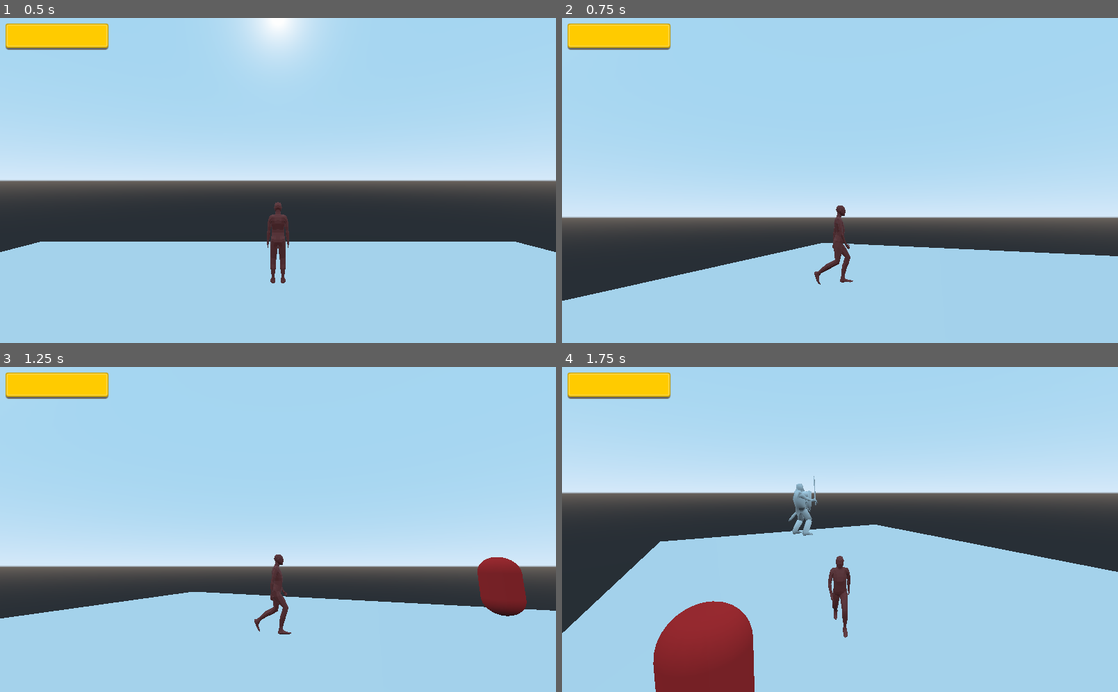
Above: before the commit, frames 1-4 (two rows, left to right).
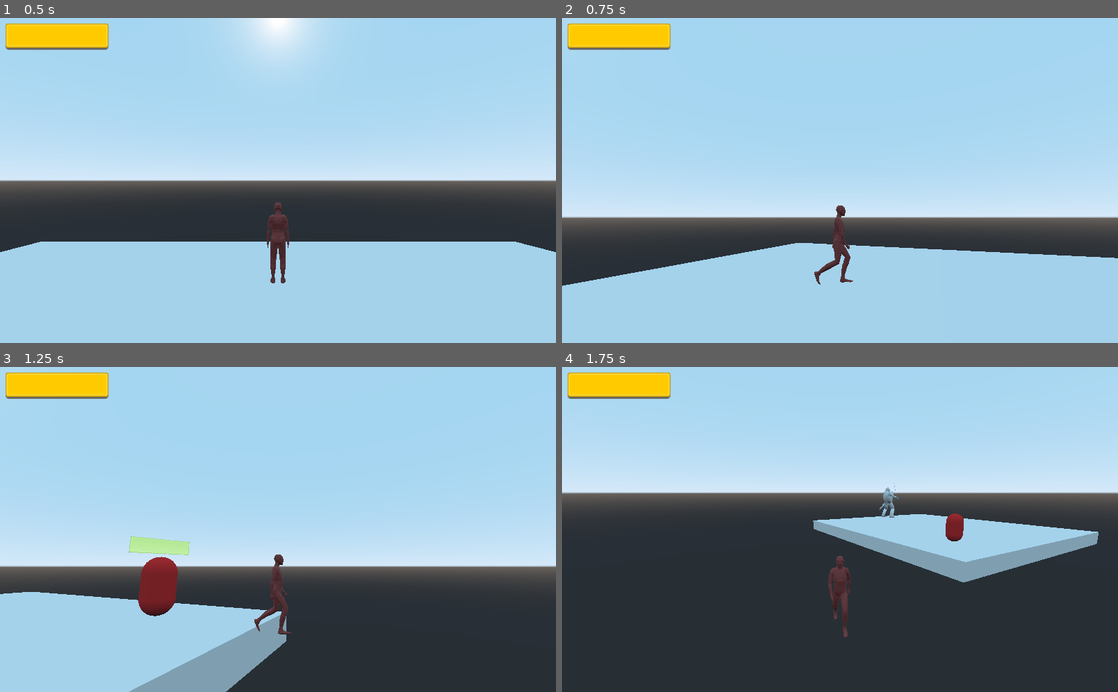
Above: after the commit, the same moments.

Repository: realyurimednikov/thirdperson-sandbox
Game: Godot game, scene res://Levels/DemoLevel.tscn
The game is run twice, just before and just after one commit, with the same random seed, the same clock (stepped at 60 frames per second) and the same inputs.
Inputs (mouse positions are in pixels of both pictures, inside the frame that each line leads up to):
- Up to frame 1 (0.5 s): no input
- Up to frame 2 (0.75 s): tap Enter at 0.5 s; move the mouse to (962, 164) at 0.52 s; hold D (move_right) from 0.53 s (still down); hold Shift (move_run, bound only after the commit) from 0.53 s (still down)
- Up to frame 3 (1.25 s): keep holding D (move_right); keep holding Shift (move_run, bound only after the commit)
- Up to frame 4 (1.75 s): move the mouse to (728, 545) at 1.27 s; release D (move_right) at 1.28 s; release Shift (move_run, bound only after the commit) at 1.28 s; hold S (move_backward) from 1.28 s (still down); click (728, 545) at 1.35 s; tap Shift (move_run, bound only after the commit) at 1.55 s

Frame 1 is identical in both runs. In frame 2, 1.6% of the frame differs, in the area x 0-100%, y 69-87%; in frame 3, 21%; in frame 4, 46%, in the area x 0-100%, y 33-100%.

Commit message:
Added run mode

Diff:
--- a/Scripts/Player.gd
+++ b/Scripts/Player.gd
@@ -10,7 +10,8 @@
 const BACK = 0
 
 
-export var speed: float = 10
+export var normal_speed: float = 10
+export var run_speed: float = 30
 export var acceleration: float = 5
 export var gravity: float = 9.8
 export var jumping_power: float = 30
@@ -90,6 +91,8 @@
 
 	direction = direction.normalized()
 
+	var speed = run_speed if Input.is_action_pressed("move_run") else normal_speed
+
 	velocity = velocity.linear_interpolate(direction * speed, acceleration * delta)
 	velocity = move_and_slide(velocity, Vector3.UP)
 
--- a/project.godot
+++ b/project.godot
@@ -75,6 +75,11 @@
 "events": [ Object(InputEventKey,"resource_local_to_scene":false,"resource_name":"","device":0,"alt":false,"shift":false,"control":false,"meta":false,"command":false,"pressed":false,"scancode":82,"unicode":0,"echo":false,"script":null)
  ]
 }
+move_run={
+"deadzone": 0.5,
+"events": [ Object(InputEventKey,"resource_local_to_scene":false,"resource_name":"","device":0,"alt":false,"shift":false,"control":false,"meta":false,"command":false,"pressed":false,"scancode":16777237,"unicode":0,"echo":false,"script":null)
+ ]
+}
 
 [layer_names]
 
